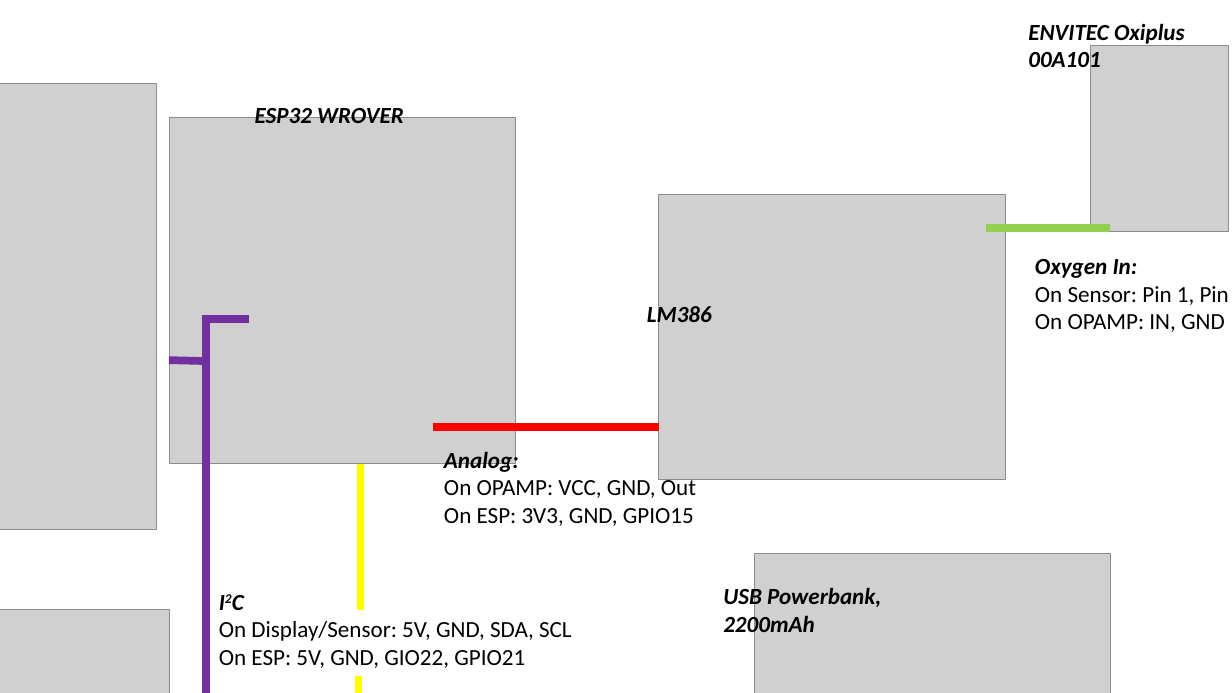
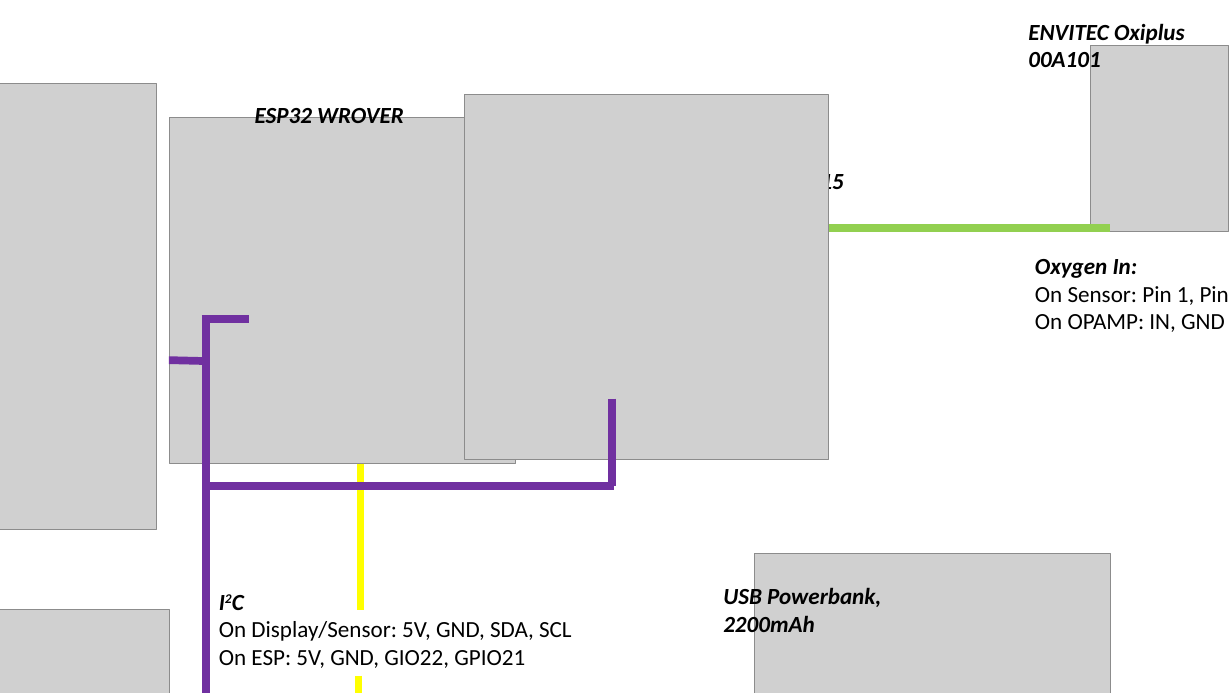
Before and after one commit to beniroquai/Open-Oxygen-Flowsensor, a slide deck: slide 1 of IMAGES/FIGURES.pptx. Drawn at 1232x693 pixels with LibreOffice and Linux fonts; fonts in the diff are those of the drawing; grey boxes stand for pictures. Boxes give left, top, right and bottom in pixels: in the first picture for what was removed or moved away, otherwise in the second. Text is boxed around its words. In the diff, an @@ line names an element or a change of style, - is before the commit and + after.

```diff
--- a/IMAGES/FIGURES.pptx
+++ b/IMAGES/FIGURES.pptx
@@ picture added at box(465, 95, 829, 459) @@
@@ text added at box(758, 169, 844, 195), 18 pt, text #000000, bold, italic @@
+ADS1115
@@ picture removed at box(659, 194, 1006, 480) @@
@@ line moved from (986, 228) - (1111, 228) to (754, 228) - (1111, 228) @@
@@ text removed at box(647, 303, 712, 329) @@
-LM386
@@ line added from (613, 398) to (613, 486), #7030A0 6 pt @@
@@ line removed from (433, 427) to (659, 427) @@
@@ text removed at box(444, 448, 696, 526) @@
-Analog:
-On OPAMP: VCC, GND, Out
-On ESP: 3V3, GND, GPIO15
@@ line added from (206, 486) to (615, 486), #7030A0 6 pt @@
```
Also in this commit, not shown: 2 other files.
